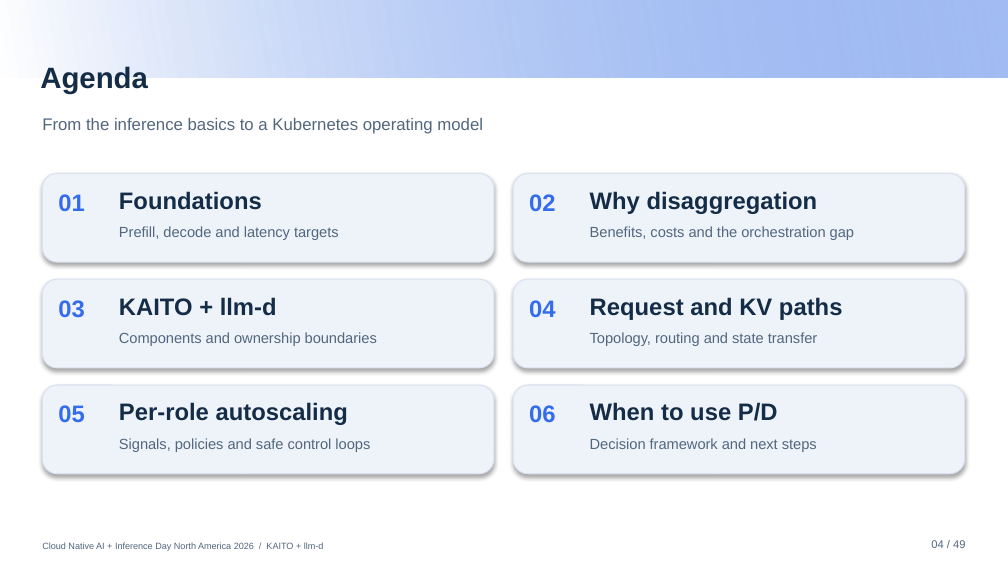
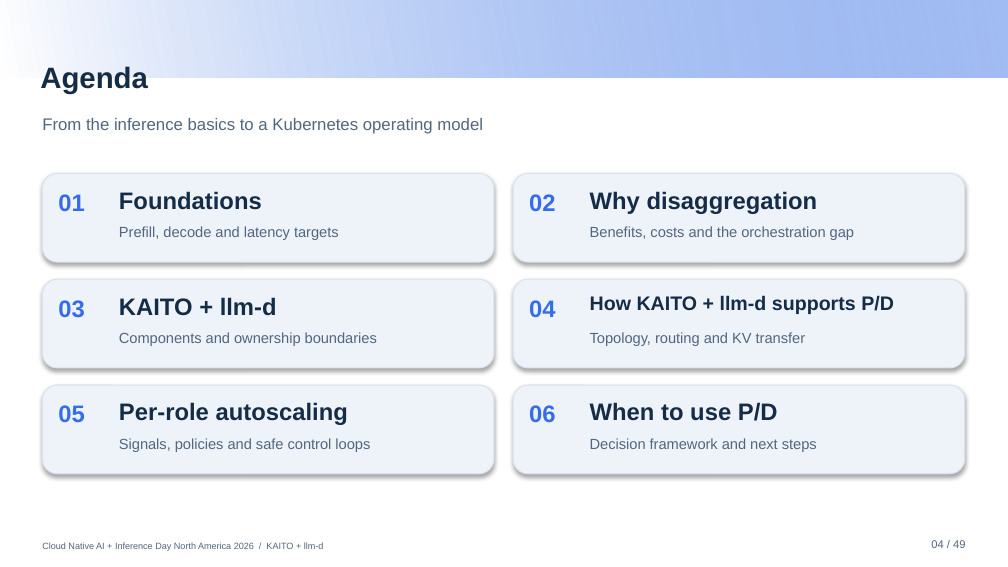
Before and after one commit to andyzhangx/demo, a slide deck: slide 4 of llm/pd-disaggregation/kubecon-na-2026-pd-disaggregation-kaito-llmd.pptx. Drawn at 1008x567 pixels with LibreOffice and Linux fonts; fonts in the diff are those of the drawing; background and template pictures are left out. Boxes give left, top, right and bottom in pixels: in the first picture for what was removed or moved away, otherwise in the second. Text is boxed around its words. In the diff, an @@ line names an element or a change of style, - is before the commit and + after.

Commit message:
Clarify how KAITO and llm-d support P/D in agenda

```diff
--- a/llm/pd-disaggregation/kubecon-na-2026-pd-disaggregation-kaito-llmd.pptx
+++ b/llm/pd-disaggregation/kubecon-na-2026-pd-disaggregation-kaito-llmd.pptx
@@ text at <box>590,295,894,314</box>: text changed; size 17 to 14 pt @@
-Request and KV paths
+How KAITO + llm-d supports P/D
@@ text at <box>590,332,805,346</box>: text changed @@
-Topology, routing and state transfer
+Topology, routing and KV transfer
```
